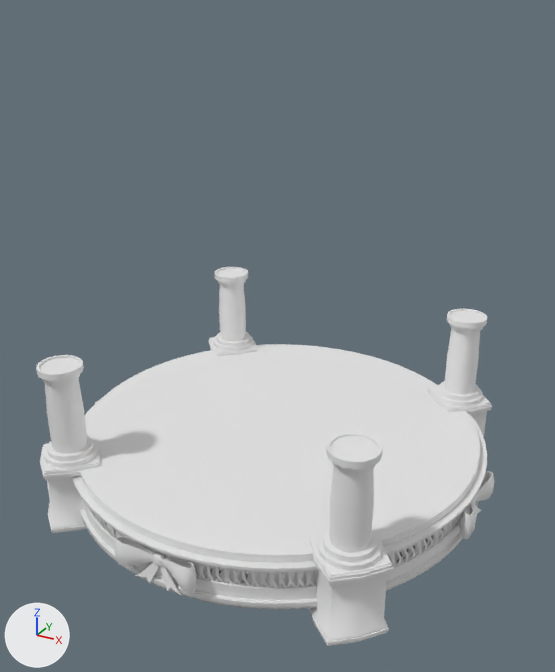
One commit to the FBX model Procedural Map Generation/Assets/AmbientAssets/IslandModels/Level.1.fbx: the scene before it, then after it.
Both versions are drawn from a 50 mm camera at (19.7, -35.8, 25.0) aimed at (0.5, -1.0, 7.6). The axes (+X, +Y, +Z) are drawn at lower left. The lights are the same throughout. The picture after the commit comes second. Where no turn or scale is listed for an object, it has been applied to the vertices. Vertices at exactly the same position are counted once.

In view in the first picture: 'Level.1'.
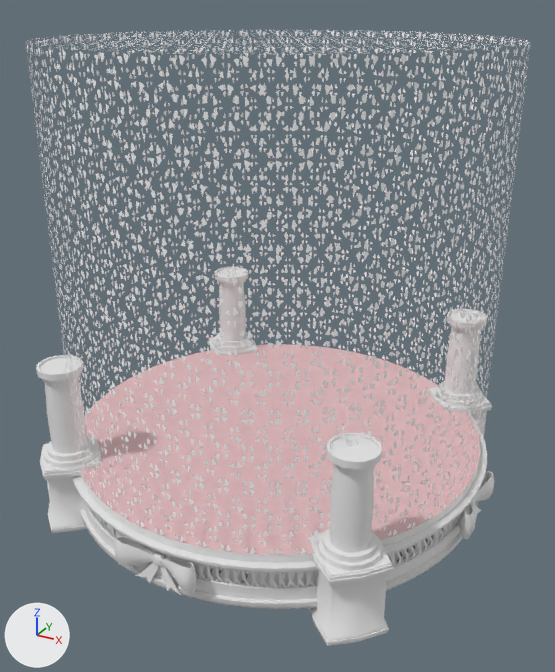
The edits, one by one:
Picture 'WallPattern.png' (img_wallpattern_png) is new.
Material 'Floor' (mat_floor) is new.
Its base color is (0.8, 0.515, 0.532) (pink #e7bec1).
Material 'Wall' (mat_wall) is new.
Uses the picture img_wallpattern_png.
me_cube_001 has 9124 vertices, 8969 faces and spans x -12.8..12.8, y -12.8..12.8, z -2.8..6.9.
me_cube_001 is used by ob_level_1; location (0.0, 0.0, 0.0).
me_cube_001 part 1: all 96 faces centred in x -7.1..7.1, y -7.1..7.1, z 1.2 switch from mat_material_001 (white #e7e7e7) to mat_floor (pink #e7bec1).
Mesh me_cube_006 is new.
It has 832 vertices, 769 faces and spans x -12.0..12.0, y -12.0..12.0, z 1.2..23.2.
It uses material mat_wall.
Object 'Wall.003' (ob_wall_003) is new; it shows me_cube_006.
Its location is (0.0, 0.0, 0.0).

What differs and where, as boxes [x1, y1, x2, y2] in the pictures (555 x 672 px):
'Wall.003', added: after [26, 30, 531, 555]
part 1 of me_cube_001, recoloured (white to pink): [80, 344, 480, 555] in both
